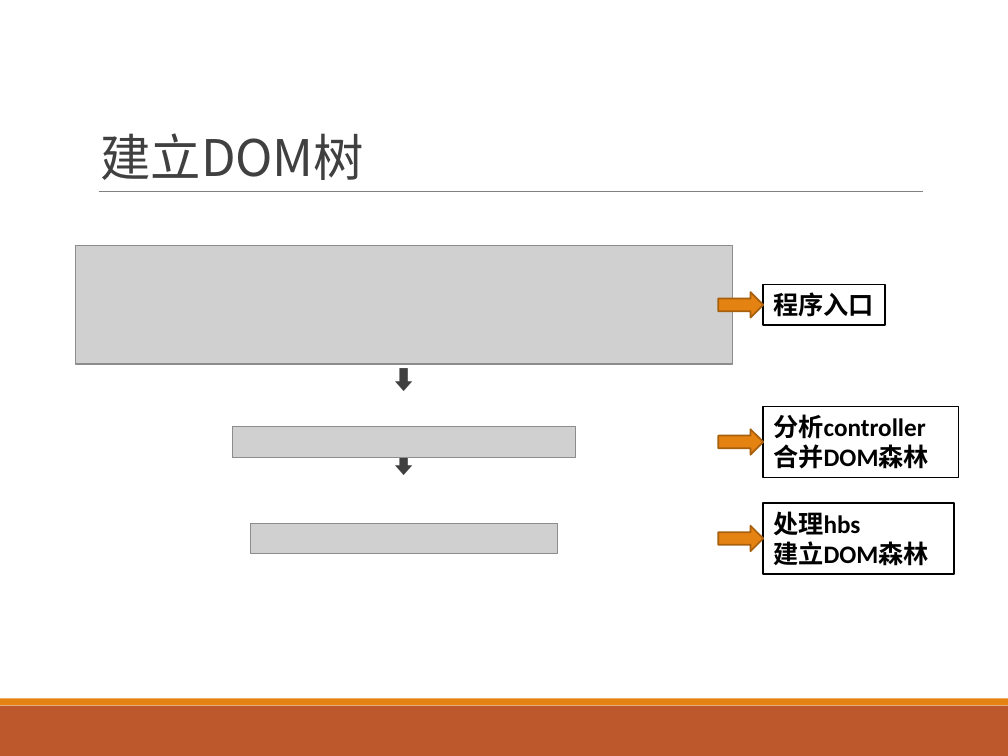
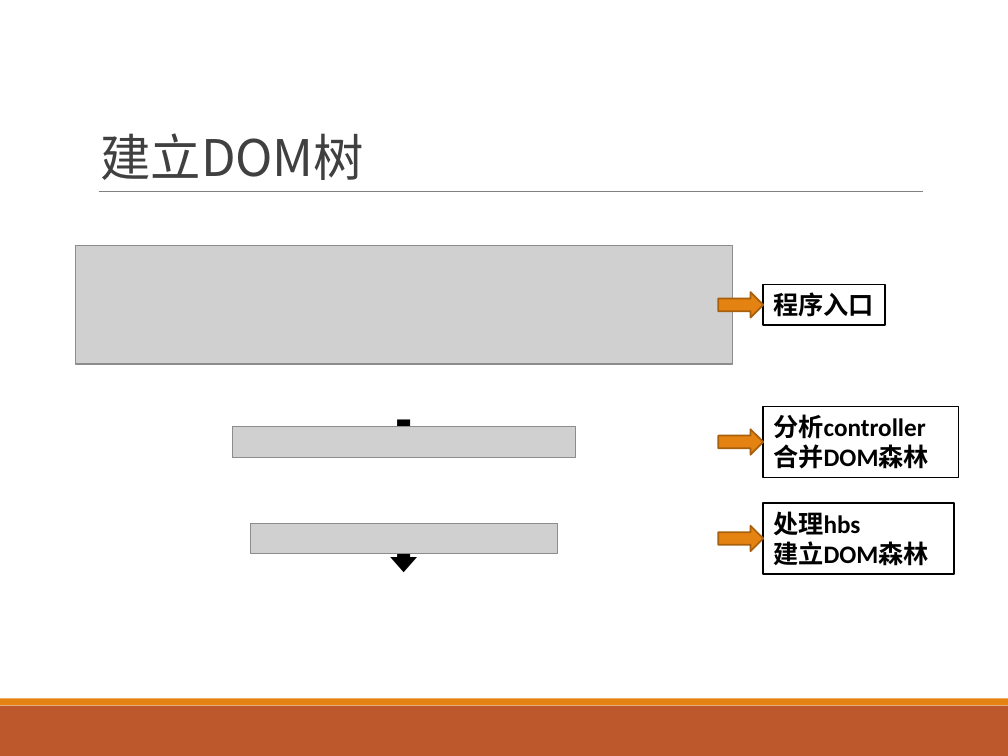
Before and after one commit to swordghost/Css-tracker, a slide deck: slide 11 of 项目报告/项目报告.pptx. Drawn at 1008x756 pixels with LibreOffice and Linux fonts; fonts in the diff are those of the drawing; grey boxes stand for pictures. Boxes give left, top, right and bottom in pixels: in the first picture for what was removed or moved away, otherwise in the second. Text is boxed around its words. In the diff, an @@ line names an element or a change of style, - is before the commit and + after.

```diff
--- a/项目报告/项目报告.pptx
+++ b/项目报告/项目报告.pptx
@@ text "⬇️" at (x1=76, y1=234, x2=733, y2=680): size 18 to 28 pt, text colour #404040 to #000000; more space between paragraphs @@
```
Also in this commit, not shown: 9 other slides changed.
